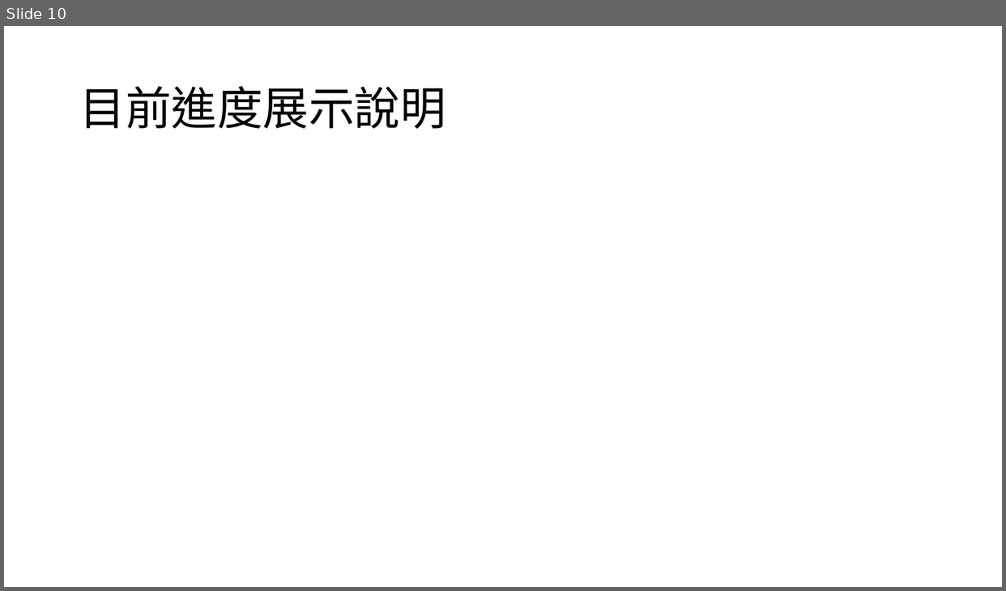
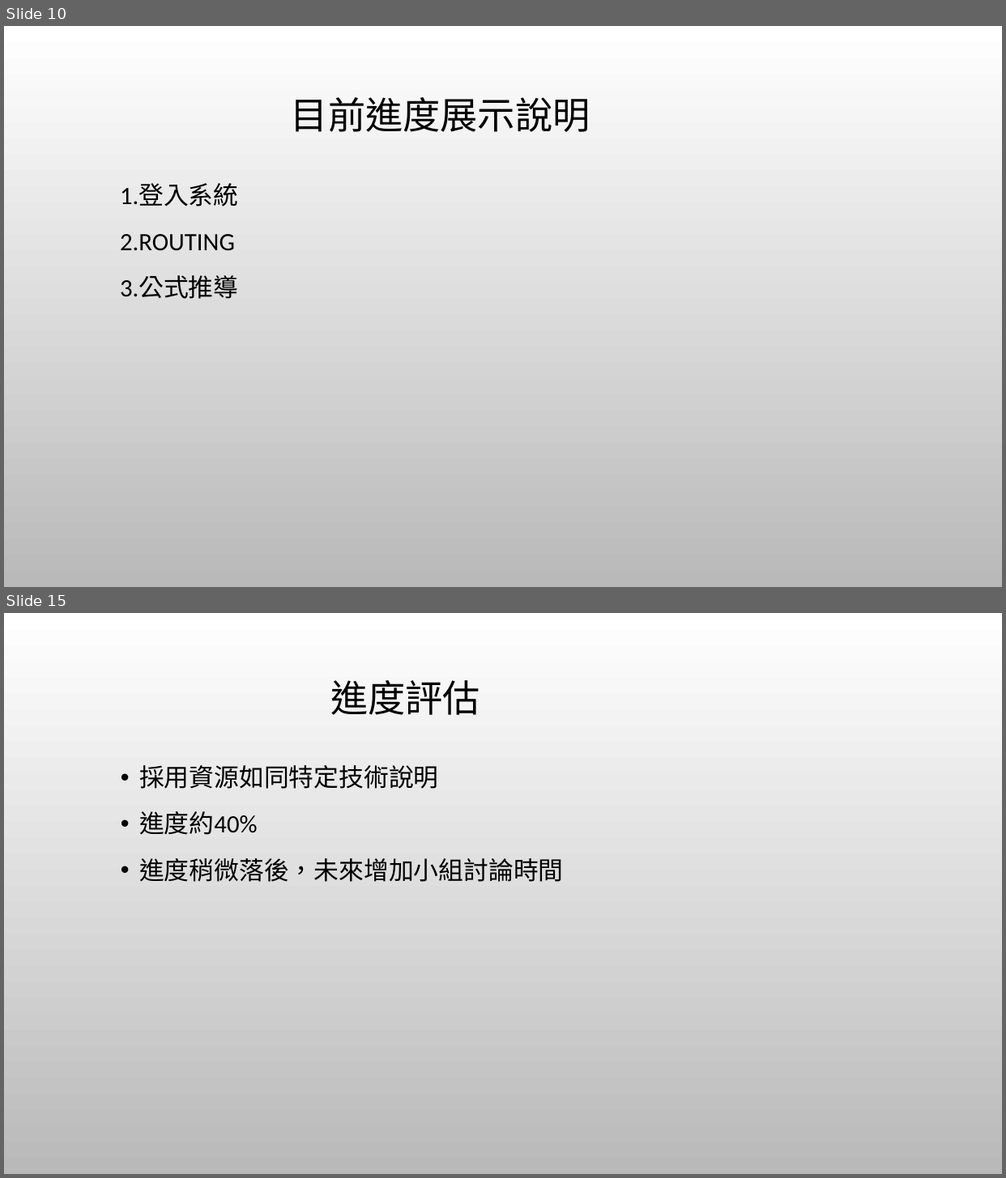
Before and after one commit to kai2june/me_courseSelecting, a slide deck: 期中檢查.pptx. Shown one above the other, each under a label of ours: slide 10 before the commit, slides 10 and 15 after it; the slides between them are not shown. The pictures are 1006x591 and 1006x1178 pixels, drawn with LibreOffice and Linux fonts; fonts in the diff are those of the drawing; background and template pictures are left out. Boxes give left, top, right and bottom in pixels: in the first picture for what was removed or moved away, otherwise in the second. Text is boxed around its words. In the diff, an @@ line names an element or a change of style, - is before the commit and + after.

```diff
--- a/期中檢查.pptx
+++ b/期中檢查.pptx
@@ slide 15 added at bbox=[4, 613, 1002, 1174], background picture (left out) @@
@@ title added at bbox=[330, 680, 480, 715], 36 pt, text #000000 @@
+進度評估
@@ text added at bbox=[139, 765, 564, 882], 24 pt, text #000000 @@
+• 採用資源如同特定技術說明
+• 進度約40%
+• 進度稍微落後，未來增加小組討論時間
@@ slide 10 changed as well @@
@@ background #FFFFFF to picture (left out) @@
@@ title "目前進度展示說明": place and size @@
-title "目前進度展示說明" at bbox=[80, 86, 446, 129]
+title "目前進度展示說明" at bbox=[291, 97, 590, 132]
@@ title "目前進度展示說明" at bbox=[291, 97, 590, 132]: size 44 to 36 pt, font Noto Sans CJK SC to Calibri; alignment left to centre @@
@@ text added at bbox=[120, 183, 239, 299], 24 pt, text #000000 @@
+1.登入系統
+2.ROUTING
+3.公式推導
```
Also in this commit, not shown: 8 other slides changed, 7 other slides added, 2 slides removed.
